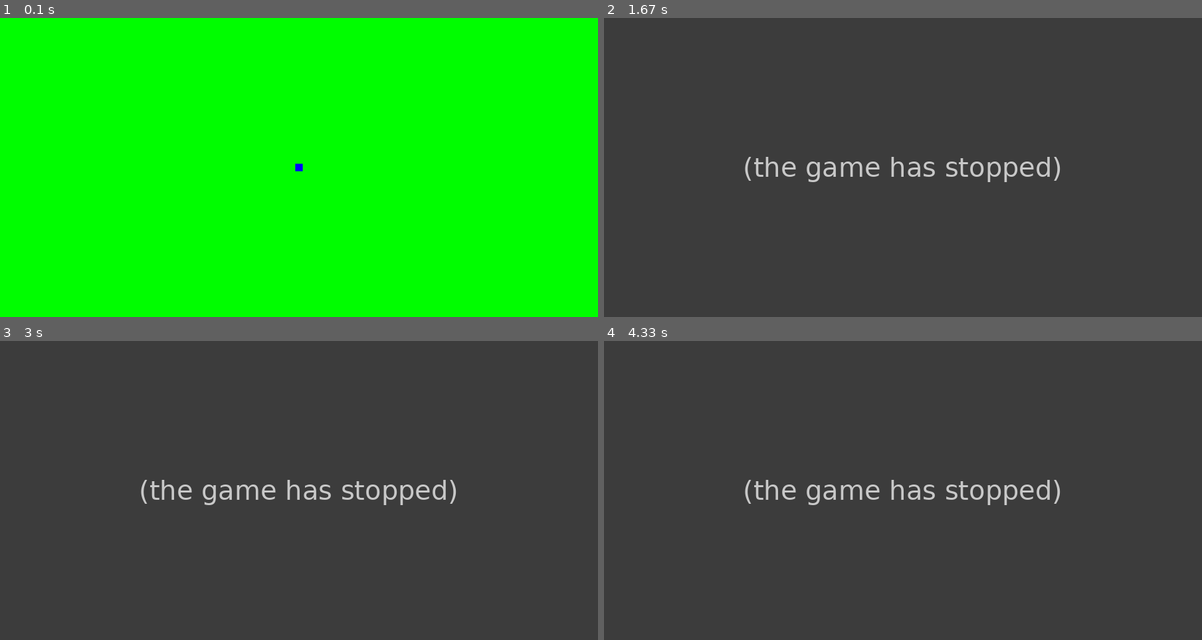
Above: before the commit, frames 1-4 (two rows, left to right).
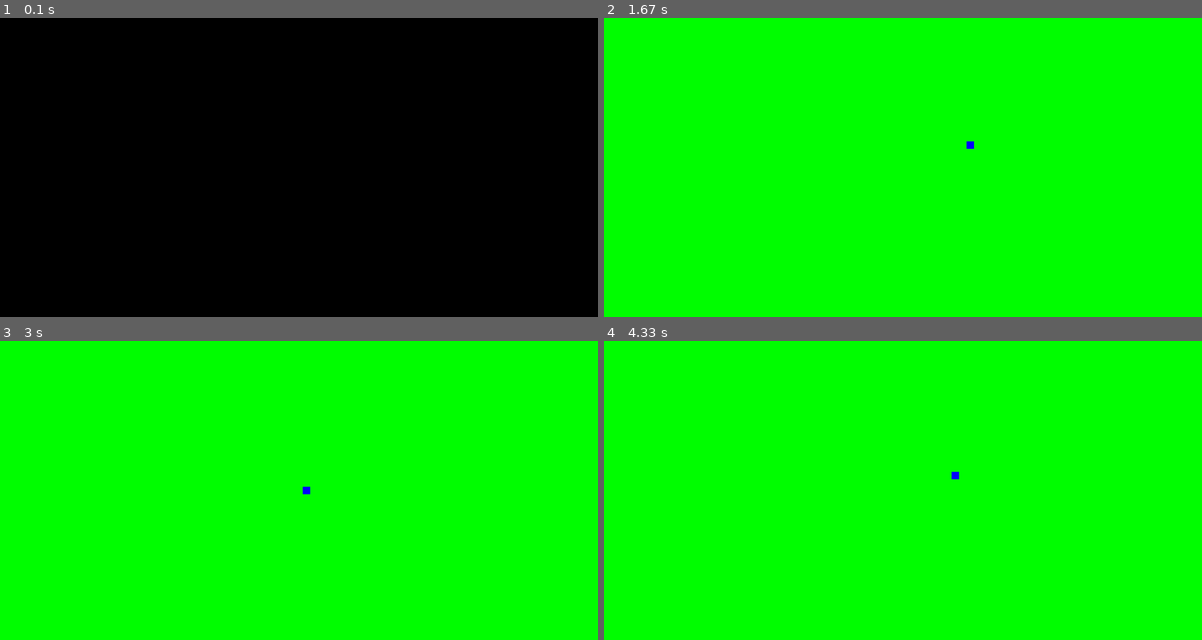
Above: after the commit, the same moments.

Repository: xAdrianCx/PYGAME---SNAKE
Game: pygame game, started from main.py
Same seed, same stepped clock (60 frames per second), same inputs: the game is played once before the commit and once after it.
Inputs:
- Up to frame 1 (0.1 s): no input
- Up to frame 2 (1.67 s): hold Right 0.33-0.8 s; hold Up 0.83-1.13 s; hold Right 1.17-1.63 s
- Up to frame 3 (3 s): hold Left 1.67-2.2 s; hold Down 2.23-2.53 s; hold Left 2.57-2.97 s
- Up to frame 4 (4.33 s): hold Up 3-3.37 s; hold Right 3.4-4.03 s; hold Down from 4.07 s (still down)

The runs differ from the first frame. In frame 1, 100% of the frame differs, in the area x 0-100%, y 0-100%; in frame 2, 100%; in frame 3, 100%; in frame 4, 100%.
Error before the commit: NameError: name 'K_UP' is not defined (main.py line 29); the game stopped at 0.33 s (later frames are placeholders)

Commit message:
Reworked snake.py

Diff:
--- a/main.py
+++ b/main.py
@@ -1,13 +1,17 @@
 
 import pygame
+from pygame import time
 from settings import Game_Settings
 from snake import Snake
 
 
 def run_game():
-    """A function t run the game."""
+    """A function to run the game."""
     # Initialize pygame
     pygame.init()
+
+    # Initialize the clock.
+    clock = pygame.time.Clock()
 
     # Initialize Game_Settings.
     gs = Game_Settings()
@@ -26,10 +30,20 @@
             if event.type == pygame.QUIT:
                 pygame.quit()
             elif event.type == pygame.KEYDOWN:
-                if event.key == K_UP:
-                    snake.up_arrow = True
+                if event.key == pygame.K_UP:
+                    snake.key_pressed = pygame.K_UP
+                if event.key == pygame.K_DOWN:
+                    snake.key_pressed = pygame.K_DOWN
+                if event.key == pygame.K_LEFT:
+                    snake.key_pressed = pygame.K_LEFT
+                if event.key == pygame.K_RIGHT:
+                    snake.key_pressed = pygame.K_RIGHT
+
         screen.fill(gs.bg_color)
+        snake.update()
         snake.draw_snake()
+        clock.tick(10)
         pygame.display.flip()
 
+
 run_game()
--- a/settings.py
+++ b/settings.py
@@ -1,5 +1,3 @@
-
-
 
 class Game_Settings():
     """A class that keeps game settings."""
@@ -11,6 +9,10 @@
 
     # Snake settings.
     snake_head = 20
-    snake_body = []
+    snake_body = [20]
     snake_color = (0, 0, 255)
-    snake_speed = 1
+    snake_speed = 20
+
+    # Bait settings.
+    bait_size = 20
+    bait_color = (255, 0, 0)
--- a/snake.py
+++ b/snake.py
@@ -9,28 +9,28 @@
         self.gs = gs
         self.screen = screen
         self.screen_rect = screen.get_rect()
-        self.rect = pygame.Rect(0, 0, self.gs.snake_head, self.gs.snake_head)
+        self.rect = pygame.Rect(0, 0, self.gs.snake_head, sum(self.gs.snake_body))
         # Position the snake in the middle of the screen.
         self.rect.centerx = self.screen_rect.centerx
         self.rect.centery = self.screen_rect.centery
         self.x = float(self.rect.x)
         self.y = float(self.rect.y)
 
-        self.up_arrow = False
-        self.down_arrow = False
-        self.left_arrow = False
-        self.right_arrow = False
+        # Get the pressed key.
+        self.key_pressed = None
 
     def update(self):
         """A method that updates the snake position."""
-        if self.up_arrow and self.y >= self.screen_rect.top:
+        if self.key_pressed == pygame.K_UP and self.y >= (round(self.screen_rect.top, 0) - self.gs.snake_head):
             self.y -= self.gs.snake_speed
-        if self.down_arrow and self.y <= self.screen_rect.bottom:
+        if self.key_pressed == pygame.K_DOWN and self.y <= (round(self.screen_rect.bottom) - self.gs.snake_head // 2):
             self.y += self.gs.snake_speed
-        if self.left_arrow and self.x >= self.screen_rect.left:
+        if self.key_pressed == pygame.K_LEFT and self.x >= (round(self.screen_rect.left) - self.gs.snake_head // 2):
             self.x -= self.gs.snake_speed
-        if self.right_arrow and self.x <= self.screen_rect.right:
+        if self.key_pressed == pygame.K_RIGHT and self.x <= (round(self.screen_rect.right) - self.gs.snake_head // 2):
             self.x += self.gs.snake_speed
+        self.rect.y = self.y
+        self.rect.x = self.x
 
     def draw_snake(self):
         """Draws the snake on the screen"""
